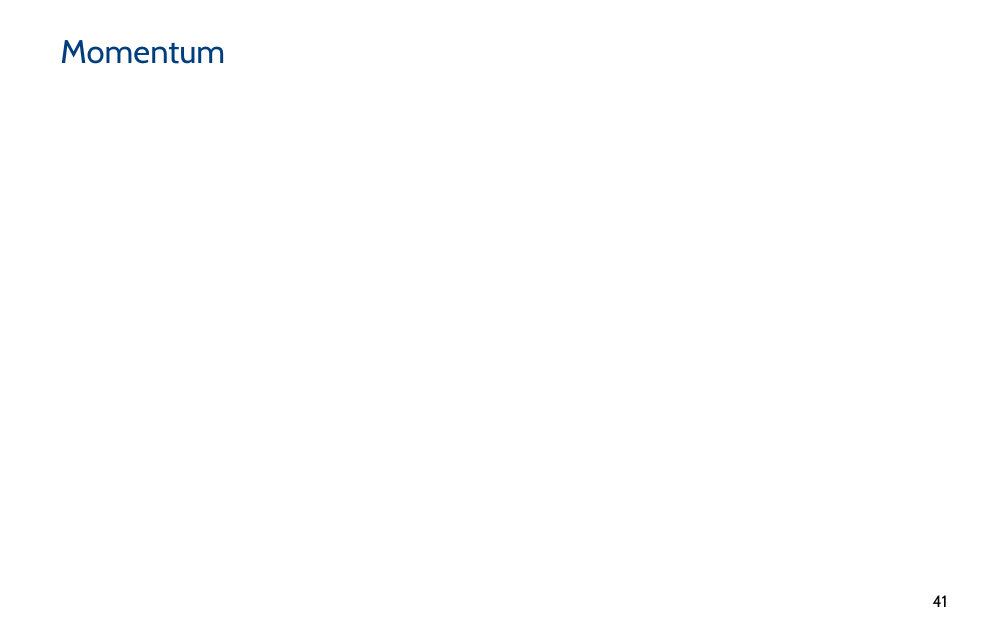
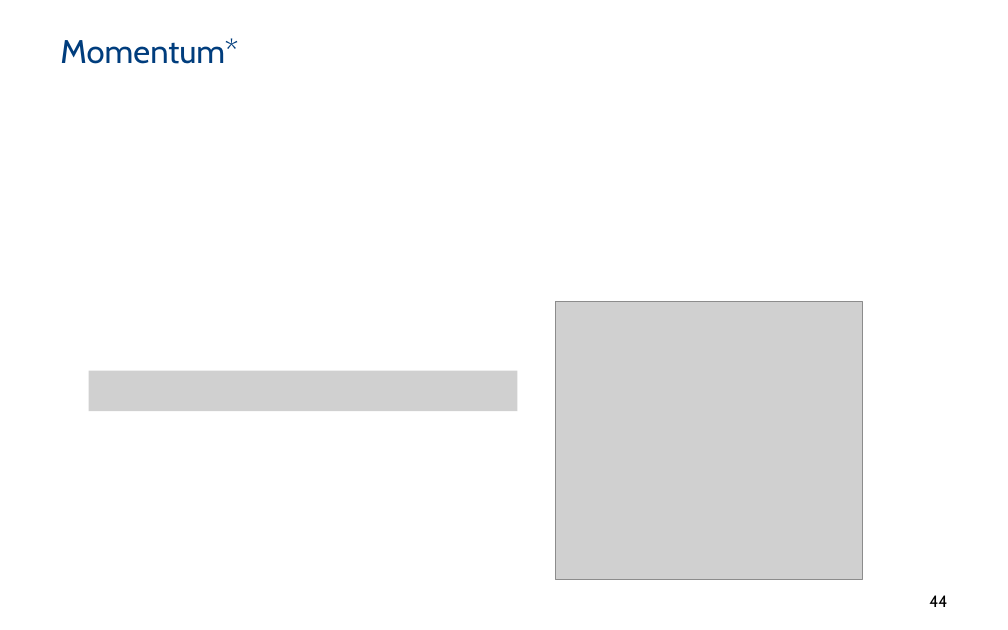
Before and after one commit to PBarnaghi/ML4NS, a slide deck: slide 44 of 06- Neural Networks/ML4NuerScience_NeuralNets.pptx (slide 41 before the commit). Drawn at 1008x630 pixels with LibreOffice and Linux fonts; fonts in the diff are those of the drawing; grey boxes stand for pictures; background and template pictures are left out. Boxes give left, top, right and bottom in pixels: in the first picture for what was removed or moved away, otherwise in the second. Text is boxed around its words. In the diff, an @@ line names an element or a change of style, - is before the commit and + after.

Commit message:
Add slides on Newton's method to further reading and updates momentum and adam (slides 40-50)

```diff
--- a/06- Neural Networks/ML4NuerScience_NeuralNets.pptx
+++ b/06- Neural Networks/ML4NuerScience_NeuralNets.pptx
@@ title at [60,38,238,64]: text changed @@
-Momentum
+Momentum*
@@ picture added at [555,301,862,580] @@
@@ picture added at [89,371,517,411] @@
@@ page number at [929,595,947,607]: text changed @@
-41
+44
```
Also in this commit, not shown: 6 other slides changed, 7 slides added, 1 slide removed, 1 other file.
